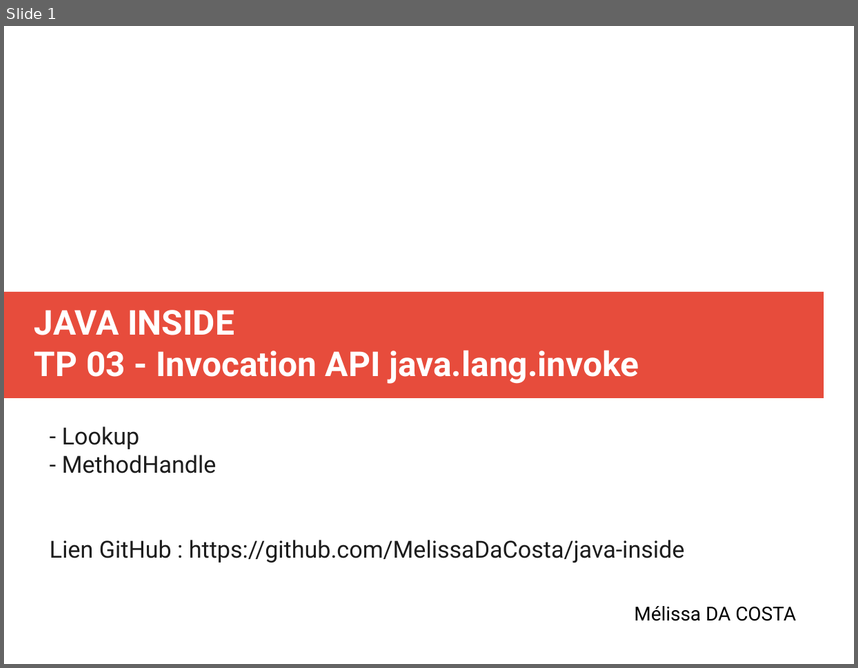
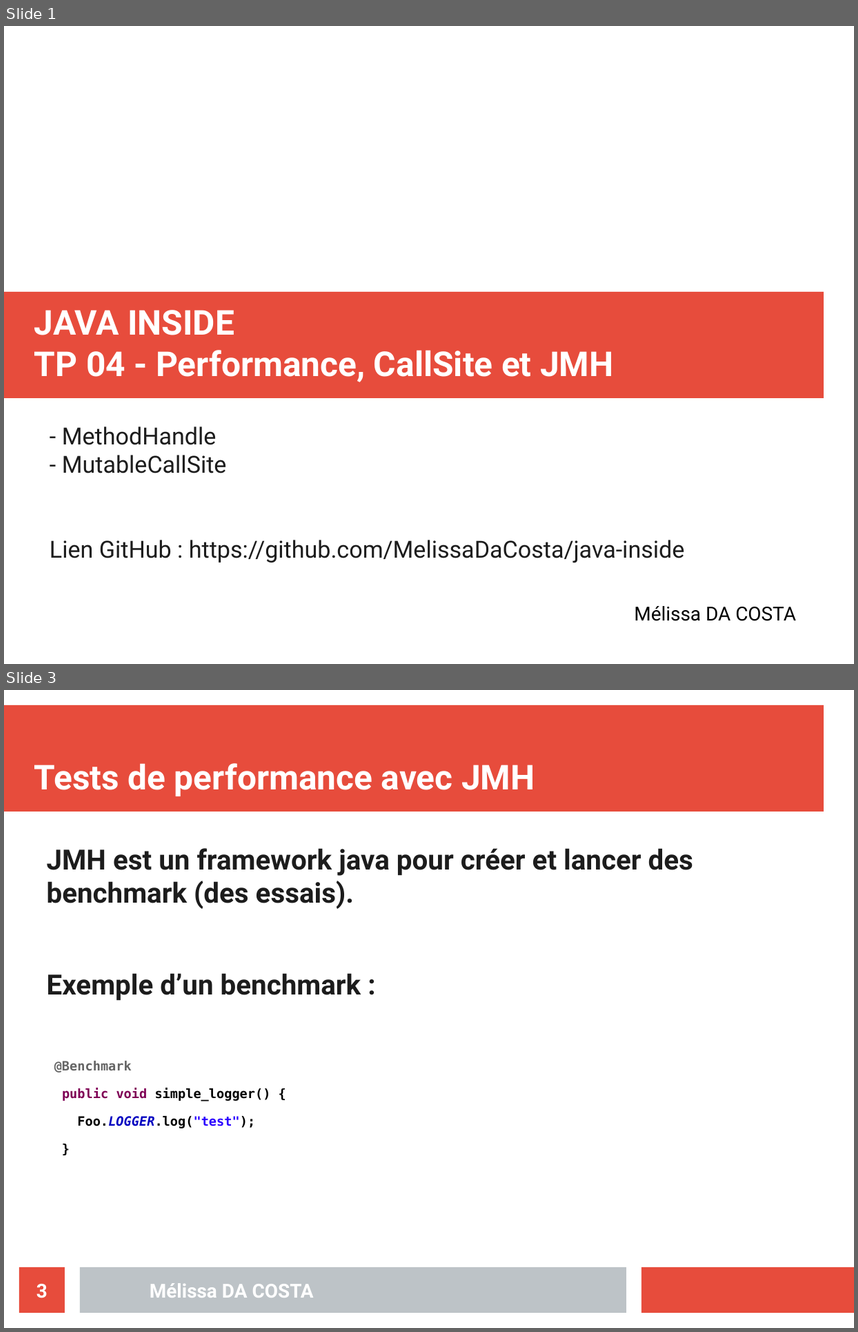
Before and after one commit to MelissaDaCosta/java-inside, a slide deck: lab4/Mélissa_DA_COSTA_slides_TP04.odp. Shown one above the other, each under a label of ours: slide 1 before the commit, slides 1 and 3 after it; the slides between them are not shown. The pictures are 858x668 and 858x1332 pixels, drawn with LibreOffice and Linux fonts; fonts in the diff are those of the drawing. Boxes give left, top, right and bottom in pixels: in the first picture for what was removed or moved away, otherwise in the second. Text is boxed around its words. In the diff, an @@ line names an element or a change of style, - is before the commit and + after.

```diff
--- a/lab4/Mélissa_DA_COSTA_slides_TP04.odp
+++ b/lab4/Mélissa_DA_COSTA_slides_TP04.odp
@@ slide 3 added at box(4, 690, 854, 1328), background #FFFFFF @@
@@ rectangle added at box(4, 705, 824, 812), fill #E74C3C @@
@@ title added at box(34, 763, 535, 796), 32 pt, text #FFFFFF, bold @@
+Tests de performance avec JMH
@@ text added at box(47, 848, 693, 1128), 26 pt, text #1C1C1C, bold @@
+JMH est un framework java pour créer et lancer des benchmark (des essais).
+Exemple d’un benchmark :
+@Benchmark
+public void simple_logger() {
+Foo.LOGGER.log("test");
+}
@@ page number added at box(19, 1267, 65, 1312), fill #E74C3C, 18 pt, text #FFFFFF, bold @@
+3
@@ rectangle added at box(80, 1267, 626, 1312), fill #BDC3C7 @@
@@ rectangle added at box(642, 1267, 854, 1312), fill #E74C3C @@
@@ text added at box(150, 1283, 314, 1297), 18 pt, text #FFFFFF, bold @@
+Mélissa DA COSTA
@@ slide 1 changed as well @@
@@ title at box(34, 310, 613, 382): text changed @@
-JAVA INSIDE
-TP 03 - Invocation API java.lang.invoke
+JAVA INSIDE
+TP 04 - Performance, CallSite et JMH
@@ subtitle at box(62, 426, 139, 449): paragraph removed @@
-- Lookup
@@ subtitle at box(62, 454, 227, 473): paragraph added @@
+- MutableCallSite
```
Also in this commit, not shown: 5 other slides added, 7 slides removed, 1 other file.
